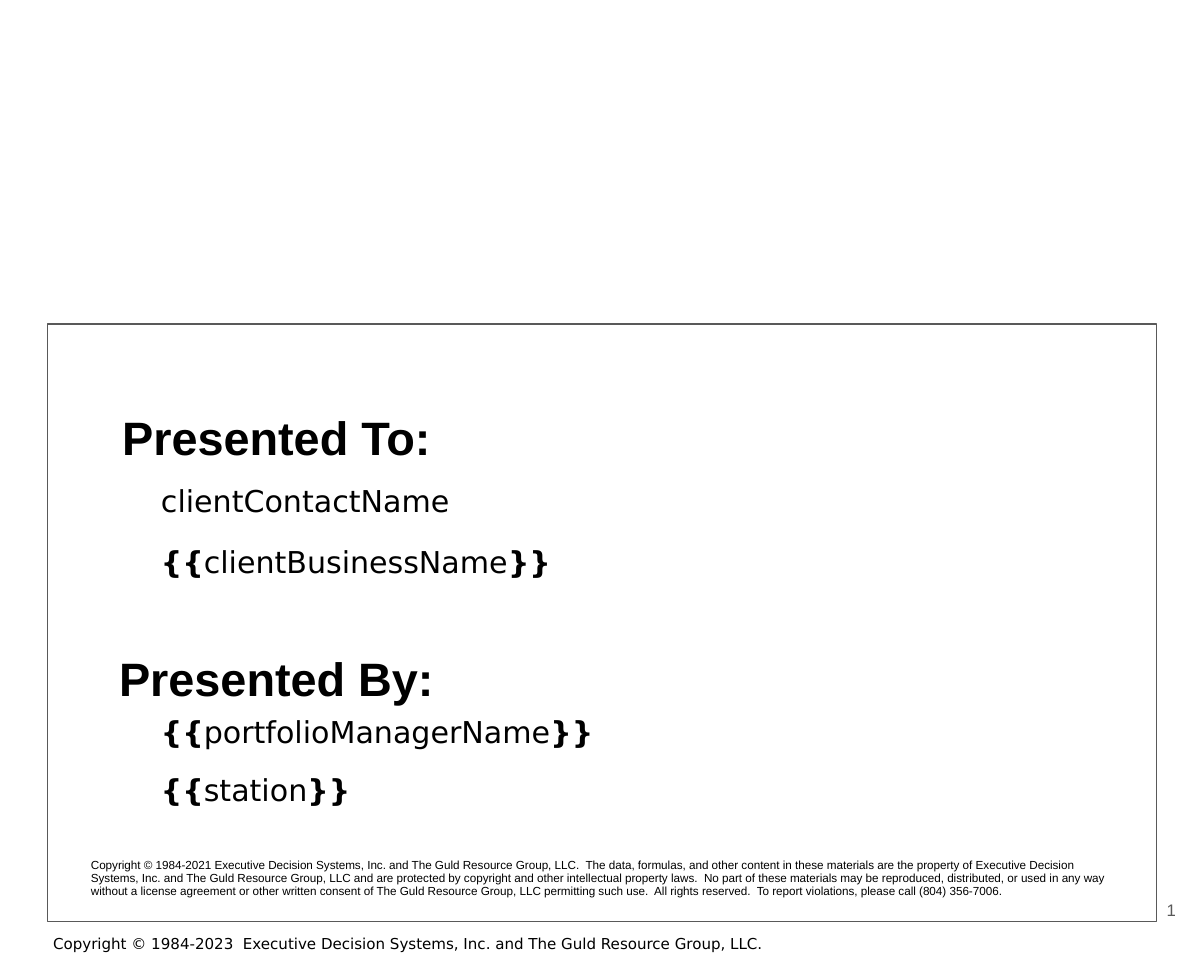
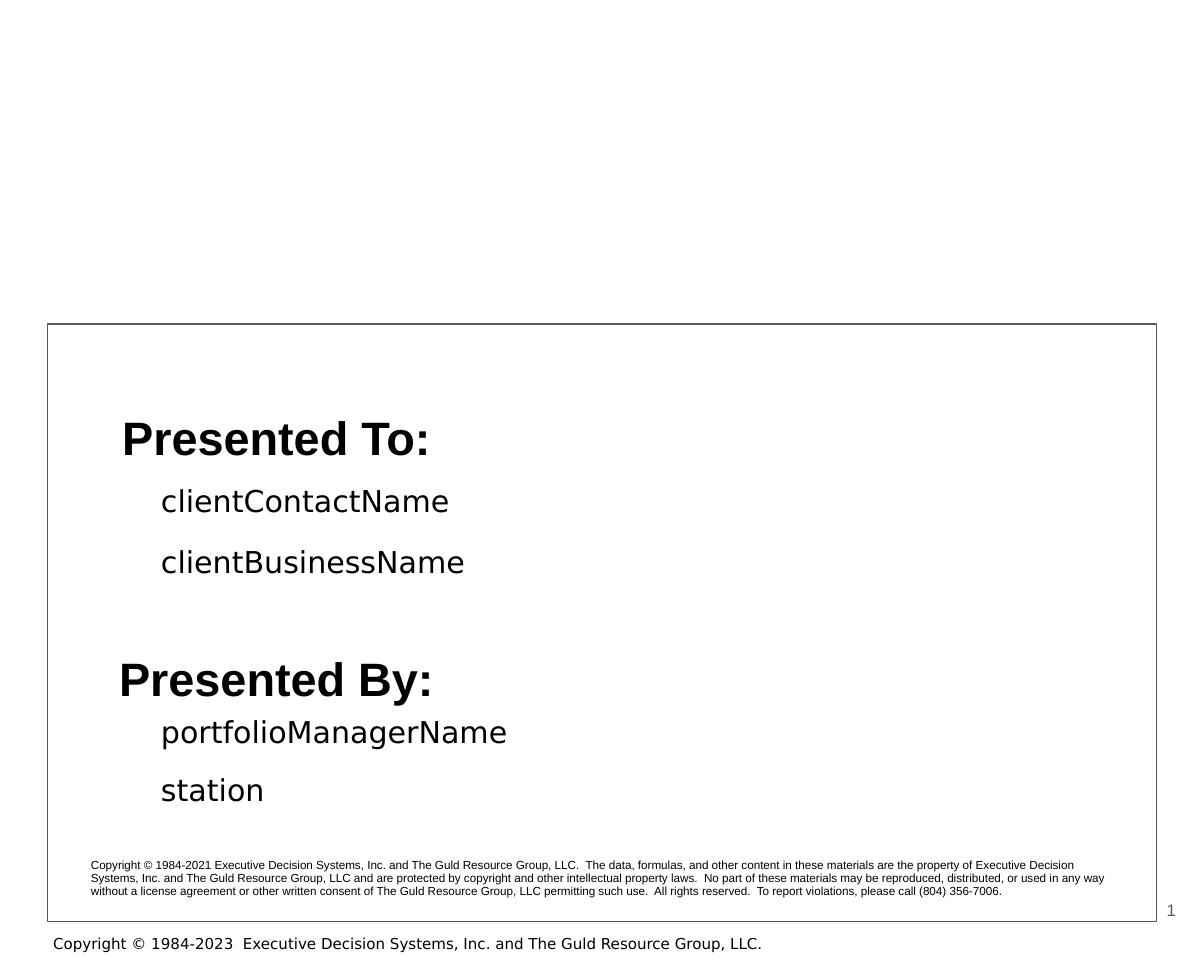
Before and after one commit to hintonandrew510/wizardfrontend, a slide deck: slide 1 of mavenprojectSCR/src/main/resources/powerpointtemplate/tv.pptx. Drawn at 1204x963 pixels with LibreOffice and Linux fonts; fonts in the diff are those of the drawing; background and template pictures are left out. Boxes give left, top, right and bottom in pixels: in the first picture for what was removed or moved away, otherwise in the second. Text is boxed around its words. In the diff, an @@ line names an element or a change of style, - is before the commit and + after.

```diff
--- a/mavenprojectSCR/src/main/resources/powerpointtemplate/tv.pptx
+++ b/mavenprojectSCR/src/main/resources/powerpointtemplate/tv.pptx
@@ subtitle at box(161, 550, 465, 574): text changed @@
-{{clientBusinessName}}
+clientBusinessName
@@ subtitle at box(161, 720, 507, 749): text changed @@
-{{portfolioManagerName}}
+portfolioManagerName
@@ subtitle at box(161, 778, 264, 802): text changed @@
-{{station}}
+station
```
Also in this commit, not shown: 26 other slides changed, 4 other files.
